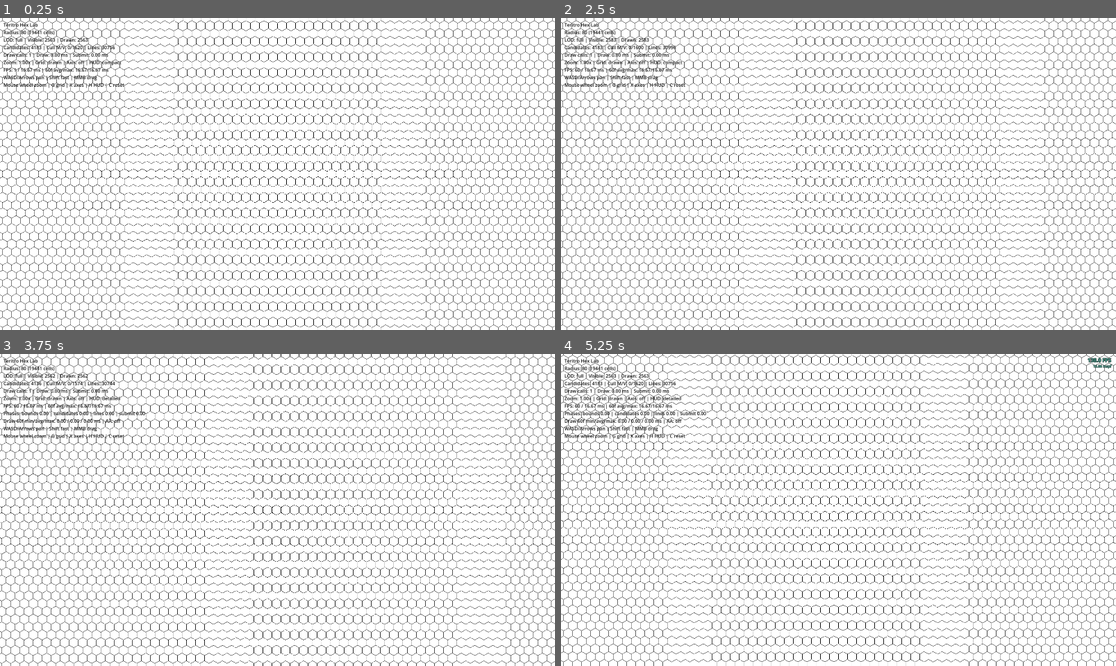
Above: before the commit, frames 1-4 (two rows, left to right).
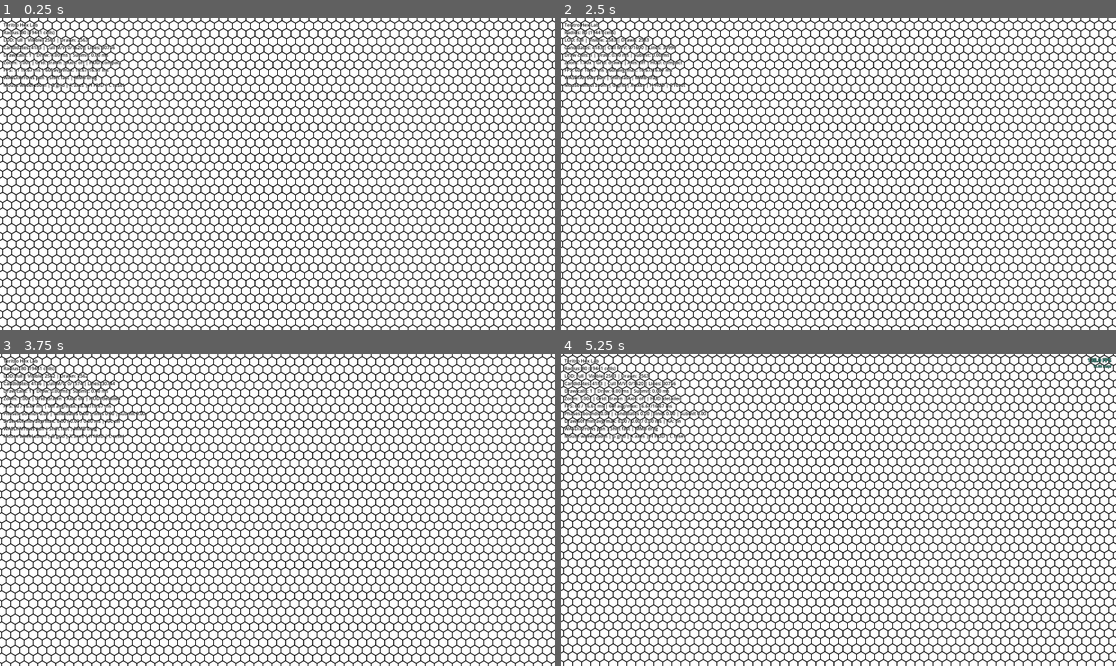
Above: after the commit, the same moments.

Repository: Kanturna/teritro
Game: Godot game, scene res://scenes/hex_lab.tscn
Two runs of this game, one before a commit and one after it. Both use one fixed random seed, a clock stepped at 60 frames per second and the inputs below.
Inputs (mouse positions are in pixels of both pictures, inside the frame that each line leads up to):
- Up to frame 1 (0.25 s): no input
- Up to frame 2 (2.5 s): tap Enter at 0.5 s; move the mouse to (960, 158) at 0.52 s; hold D 0.53-1.25 s; tap G at 0.6, 2.3 s; click (960, 158) at 0.67 s; drag from (727, 189) to (810, 236) at 1.27 s; tap Space at 2 s; move the mouse to (894, 105) at 2.02 s; hold D from 2.03 s (still down); tap C at 2.1 s
- Up to frame 3 (3.75 s): release D at 2.75 s; drag from (249, 572) to (111, 463) at 2.77 s; tap Enter at 3.5 s; move the mouse to (444, 556) at 3.52 s; hold A from 3.53 s (still down); tap H at 3.6 s
- Up to frame 4 (5.25 s): tap G at 3.8, 5.1 s; tap F3 (cycle_debug_menu) at 4.15 s; release A at 4.25 s; drag from (672, 463) to (755, 432) at 4.27 s; tap Space at 5 s; move the mouse to (866, 510) at 5.02 s; hold S from 5.03 s (still down); click (866, 510) at 5.17 s

The runs differ from the first frame. In frame 1, 25% of the frame differs, in the area x 0-100%, y 0-100%; in frame 2, 25%; in frame 3, 25%; in frame 4, 25%.

Commit message:
fix(rendering): stabilize hex grid line rendering
WHAT:
- Keeps the full hex grid visible through the current minimum zoom.
- Uses screen-stable antialiased grid lines to reduce missing or broken line segments.
- Adds a black map outline for lower LOD views.
- Updates renderer tests and docs to reflect the new visible-grid policy.

VALIDATION:
- Ran hex grid math headless test successfully.
- Ran hex lab smoke test successfully.
- Ran hex debug metrics test successfully.
- Loaded the main scene headless successfully.
- Ran git diff --check successfully.

Diff:
--- a/project.godot
+++ b/project.godot
@@ -35,6 +35,6 @@
 
 [rendering]
 
-environment/defaults/default_clear_color=Color(1, 1, 1, 1)
 rendering_device/driver.windows="d3d12"
 renderer/rendering_method="mobile"
+environment/defaults/default_clear_color=Color(1, 1, 1, 1)
--- a/src/rendering/hex_map_renderer.gd
+++ b/src/rendering/hex_map_renderer.gd
@@ -13,11 +13,13 @@
 		_rebuild_polygon()
 @export var cull_padding_hexes := 3
 @export var fill_color := Color.WHITE
-@export var outline_color := Color(0.02, 0.02, 0.02, 0.9)
+@export var outline_color := Color(0.0, 0.0, 0.0, 0.95)
 @export var axis_color := Color(0.0, 0.0, 0.0, 0.35)
-@export var simple_lod_zoom := 0.75
-@export var overview_lod_zoom := 0.5
-@export var grid_line_antialiased := false
+@export var simple_lod_zoom := 0.18
+@export var overview_lod_zoom := 0.1
+@export var grid_line_screen_width := 1.2
+@export var overview_line_screen_width := 1.5
+@export var grid_line_antialiased := true
 @export var debug_axis_visible := false:
 	set(value):
 		debug_axis_visible = value
@@ -31,6 +33,7 @@
 
 var _base_polygon := PackedVector2Array()
 var _map_outline_polygon := PackedVector2Array()
+var _map_outline_line := PackedVector2Array()
 var _scratch_polygon := PackedVector2Array()
 var _grid_line_points := PackedVector2Array()
 var _visible_centers := PackedVector2Array()
@@ -84,6 +87,7 @@
 		"grid_visible": grid_visible,
 		"cell_grid_drawn": _cell_grid_drawn,
 		"debug_axis_visible": debug_axis_visible,
+		"grid_line_screen_width": grid_line_screen_width,
 		"grid_line_antialiased": grid_line_antialiased,
 	}
 
@@ -155,7 +159,12 @@
 	var submit_start := Time.get_ticks_usec()
 	_draw_debug_axis_lines()
 	if _line_point_count > 0:
-		draw_multiline(_grid_line_points, outline_color, 1.0, grid_line_antialiased)
+		draw_multiline(
+			_grid_line_points,
+			outline_color,
+			_get_screen_stable_line_width(grid_line_screen_width),
+			grid_line_antialiased
+		)
 		_draw_call_estimate += 1
 		_cell_grid_drawn = true
 	_submit_ms = _elapsed_ms(submit_start)
@@ -182,6 +191,7 @@
 func _rebuild_map() -> void:
 	_hexes = HexGridMath.coords_in_radius(map_radius)
 	_map_outline_polygon = _build_map_outline_polygon()
+	_map_outline_line = _build_map_outline_line()
 	if is_inside_tree():
 		queue_redraw()
 
@@ -189,6 +199,7 @@
 func _rebuild_polygon() -> void:
 	_base_polygon = _build_hex_polygon_points()
 	_map_outline_polygon = _build_map_outline_polygon()
+	_map_outline_line = _build_map_outline_line()
 	_scratch_polygon.resize(6)
 	if is_inside_tree():
 		queue_redraw()
@@ -253,6 +264,13 @@
 func _draw_overview_fill() -> void:
 	draw_colored_polygon(_map_outline_polygon, fill_color)
 	_draw_call_estimate += 1
+	draw_polyline(
+		_map_outline_line,
+		outline_color,
+		_get_screen_stable_line_width(overview_line_screen_width),
+		grid_line_antialiased
+	)
+	_draw_call_estimate += 1
 
 
 func _draw_debug_axis_lines() -> void:
@@ -300,6 +318,15 @@
 	return points
 
 
+func _build_map_outline_line() -> PackedVector2Array:
+	var points := PackedVector2Array()
+	points.resize(7)
+	for i in range(6):
+		points[i] = _map_outline_polygon[i]
+	points[6] = _map_outline_polygon[0]
+	return points
+
+
 func _get_camera_zoom() -> float:
 	var viewport := get_viewport()
 	if viewport == null:
@@ -318,6 +345,10 @@
 	return "full"
 
 
+func _get_screen_stable_line_width(screen_width: float) -> float:
+	return screen_width / max(_get_camera_zoom(), 0.001)
+
+
 func _get_visible_world_rect() -> Rect2:
 	var viewport := get_viewport()
 	if viewport == null:
--- a/tests/headless/hex_debug_metrics_test.gd
+++ b/tests/headless/hex_debug_metrics_test.gd
@@ -41,6 +41,7 @@
 		"line_points",
 		"culled_map",
 		"culled_view",
+		"grid_line_screen_width",
 		"grid_line_antialiased",
 	]:
 		_assert_eq(metrics.has(key), true, "renderer metric key %s" % key)
@@ -52,16 +53,19 @@
 	_assert_eq(renderer.get_debug_metrics()["grid_visible"], true, "grid visible by default")
 	_send_key(scene, KEY_G)
 	_assert_eq(renderer.get_debug_metrics()["grid_visible"], false, "G toggles grid")
+	_send_key(scene, KEY_G)
+	_assert_eq(renderer.get_debug_metrics()["grid_visible"], true, "G toggles grid back on")
 
 	camera.zoom = Vector2.ONE
 	_assert_eq(renderer.get_current_lod_mode(), "full", "default zoom LOD")
 
 	camera.zoom = Vector2.ONE * 0.6
-	_assert_eq(renderer.get_current_lod_mode(), "simple", "mid zoom LOD")
-	_assert_eq(renderer.will_draw_cell_grid(), false, "simple LOD hides cell grid")
+	_assert_eq(renderer.get_current_lod_mode(), "full", "mid zoom keeps full grid")
+	_assert_eq(renderer.will_draw_cell_grid(), true, "mid zoom keeps cell grid visible")
 
 	camera.zoom = Vector2.ONE * 0.25
-	_assert_eq(renderer.get_current_lod_mode(), "overview", "min zoom LOD")
+	_assert_eq(renderer.get_current_lod_mode(), "full", "min zoom keeps full grid")
+	_assert_eq(renderer.will_draw_cell_grid(), true, "min zoom keeps cell grid visible")
 
 	if _failures.is_empty():
 		print("Hex debug metrics tests passed.")
--- a/tests/headless/hex_lab_smoke_test.gd
+++ b/tests/headless/hex_lab_smoke_test.gd
@@ -30,13 +30,15 @@
 	_assert_eq(renderer.get_current_lod_mode(), "full", "default zoom LOD")
 	_assert_eq(renderer.will_draw_cell_grid(), true, "default zoom draws cell grid")
 	_assert_eq(renderer.get_debug_metrics()["debug_axis_visible"], false, "debug axes hidden by default")
+	_assert_eq(renderer.get_debug_metrics()["grid_line_antialiased"], true, "grid lines antialiased by default")
 
 	camera.zoom = Vector2.ONE * 0.6
-	_assert_eq(renderer.get_current_lod_mode(), "simple", "mid zoom LOD")
-	_assert_eq(renderer.will_draw_cell_grid(), false, "mid zoom hides cell grid by LOD")
+	_assert_eq(renderer.get_current_lod_mode(), "full", "mid zoom keeps full grid")
+	_assert_eq(renderer.will_draw_cell_grid(), true, "mid zoom keeps cell grid visible")
 
 	camera.zoom = Vector2.ONE * 0.25
-	_assert_eq(renderer.get_current_lod_mode(), "overview", "min zoom LOD")
+	_assert_eq(renderer.get_current_lod_mode(), "full", "min zoom keeps full grid")
+	_assert_eq(renderer.will_draw_cell_grid(), true, "min zoom keeps cell grid visible")
 
 	renderer.grid_visible = false
 	_assert_eq(renderer.get_debug_metrics()["grid_visible"], false, "grid visibility toggle off")
Not shown, changed: docs/DECISIONS.md
Not shown, changed: docs/FINDINGS.md
